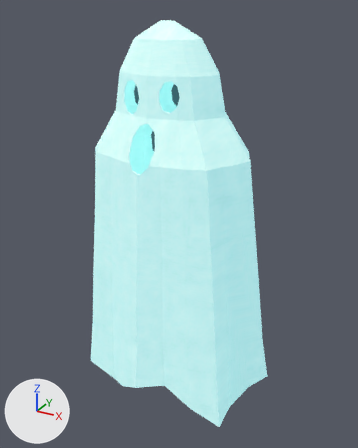
Before and after pictures for a commit that changed the glTF model assets/entities/sheet-ghost/model/sheet-ghost.glb.
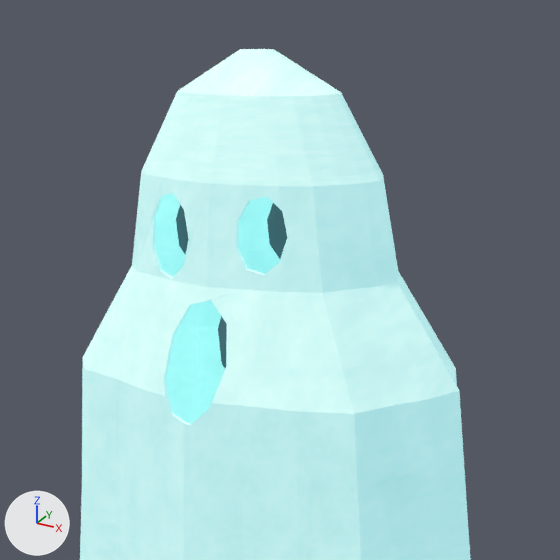
Each version appears first whole from a camera (50 mm lens) standing at (1.007, -1.76, 1.839) and looking at (0.036, 0.007, 0.955), and next in a close-up on the part from 17% to 82% of the width and 0% to 52% of the height. Lighting does not change. The marker at lower left points along +X, +Y and +Z. The last two pictures show the newer version. Vertices at exactly the same position are counted once.

The first close-up shows 'sheet-ghost_mesh'.
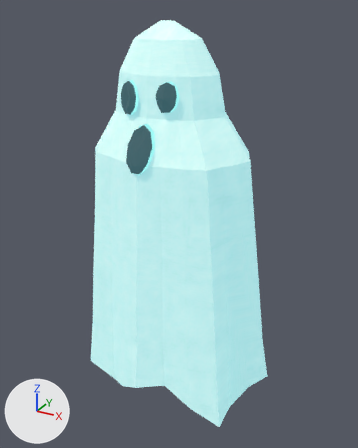
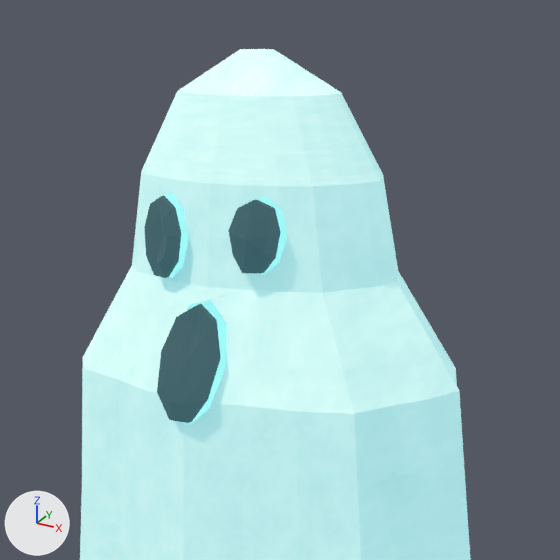
Commit message: Fix existing sheet ghost facial attachment

The change, as a list of edits to the scene's bpy script:
```text
Change me_sheet_ghost:
    where me_sheet_ghost.from_pydata(...)  # 637 vertices, 1270 faces; spans x -0.5..0.5, y -0.36..0.36, z 0.17..1.79
    used by ob_sheet_ghost_mesh; location = (0.0, 0.0, 0.0)
    me_sheet_ghost part 1: the loose piece of 38 vertices spanning x -0.1..-0.02, y -0.11..-0.09, z 1.47..1.59 is multiplied about its middle by the matrix ((1.0, 0.0, 0.0), (-0.435, 1.0, 0.109), (0.0, 0.0, 1.0)), then moved by (0.0, -0.1, 0.0)
    me_sheet_ghost part 2: the loose piece of 38 vertices spanning x 0.06..0.14, y -0.11..-0.09, z 1.49..1.59 is multiplied about its middle by the matrix ((0.981, -0.238, -0.005), (0.238, 0.979, 0.065), (-0.011, -0.064, 1.008)), then moved by (0.0, -0.11, 0.0)
    me_sheet_ghost part 3: 38 of 637 vertices moved; they spanned x -0.03..0.07, y -0.11..-0.09, z 1.27..1.44 and now span x -0.03..0.07, y -0.31..-0.22, z 1.27..1.44; mean shift (0.0, -0.17, 0.0); largest move (0.0, -0.1, 1.27) -> (0.0, -0.29, 1.27)
```

Location of each change, (x1, y1, x2, y2) in pixels of the close-ups (560 x 560 px; the box of a moved part takes in the faces that stretch with it):
part 1 of me_sheet_ghost, moved or reshaped: before (176, 205, 189, 255); after (144, 196, 181, 278)
part 2 of me_sheet_ghost, moved or reshaped: before (267, 203, 287, 259); after (228, 199, 280, 273)
part 3 of me_sheet_ghost, moved or reshaped: before (218, 316, 227, 369); after (157, 304, 221, 423)
